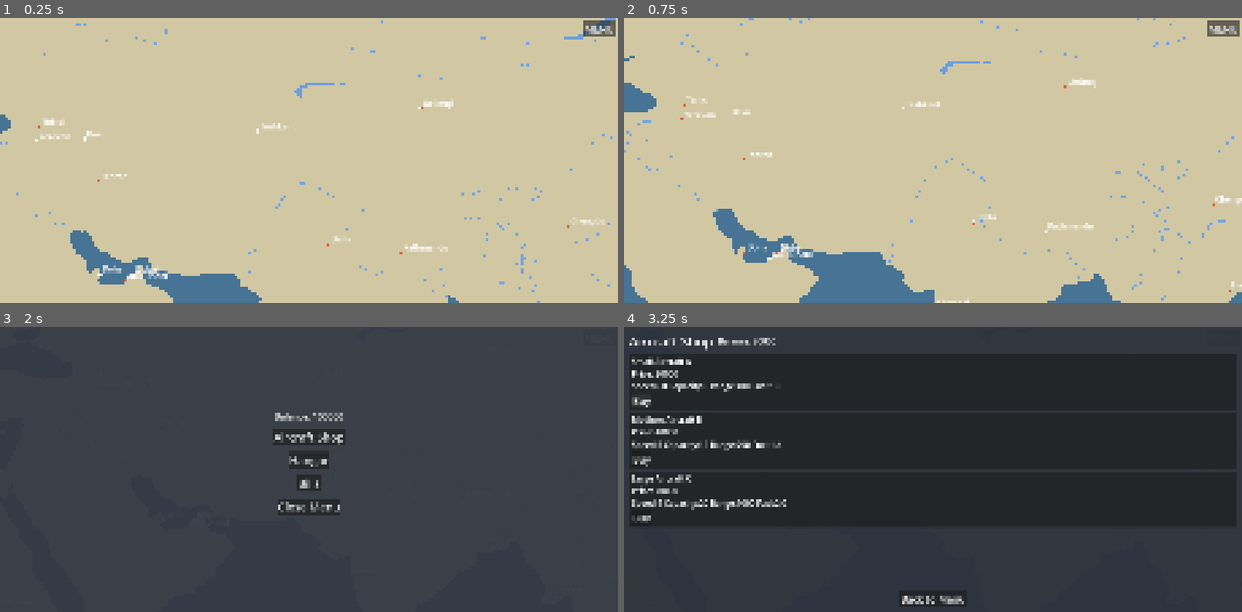
Above: before the commit, frames 1-4 (two rows, left to right).
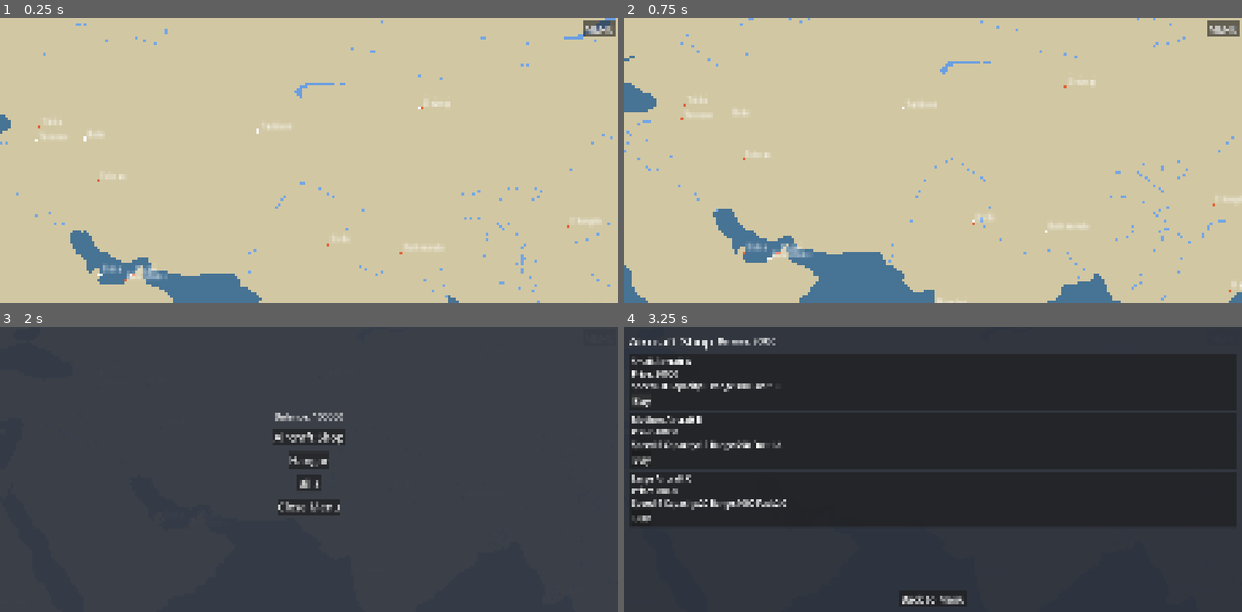
Above: after the commit, the same moments.

Repository: FelixSciFi/airline_game
Game: Godot game, scene res://scenes/main_game.tscn
Two runs of this game, one before a commit and one after it. Both use one fixed random seed, a clock stepped at 60 frames per second and the inputs below.
Inputs (mouse positions are in pixels of both pictures, inside the frame that each line leads up to):
- Up to frame 1 (0.25 s): no input
- Up to frame 2 (0.75 s): tap Enter at 0.5 s; drag from (933, 160) to (994, 97) at 0.52 s
- Up to frame 3 (2 s): click "MENU" at 1.25 s
- Up to frame 4 (3.25 s): click "Aircraft Shop" at 2 s; click "Buy" at 2.75 s

The runs differ from the first frame. In frame 1, 0.6% of the frame differs, in the area x 6-98%, y 29-92%; in frame 2, 0.6%, in the area x 10-100%, y 20-100%; in frame 3, less than 0.1%; in frame 4, less than 0.1%.

Commit message:
依然优化

Diff:
--- a/ui/map/aircraft_layer.gd
+++ b/ui/map/aircraft_layer.gd
@@ -1,6 +1,6 @@
 extends Node2D
 ## 仅负责绘制飞行中的飞机图标（三角形）。
-## 数据与刷新由 world_map 驱动；完成逻辑仍在 world_map。
+## 使用本地世界坐标绘制，由 world_map 通过 position/scale 对齐视图。
 
 var _map_view: Node = null
 
@@ -15,20 +15,15 @@
 	if flights != null and flights.size() > 0:
 		queue_redraw()
 
-func _get_view_size() -> Vector2:
-	var vp := get_viewport()
-	if vp == null:
-		return Vector2(1280, 720)
-	return vp.get_visible_rect().size
-
 func _draw() -> void:
 	if _map_view == null:
 		return
 	var wm: Node = get_parent()
 	if wm == null or not wm.has_method("get_city_world_pos") or not wm.has_method("get_active_flights"):
 		return
-	var view_size: Vector2 = _get_view_size()
 	var map_w: int = _map_view.get_map_width()
+	var zoom: float = _map_view.get_zoom()
+	var size_world: float = 36.0 / zoom if zoom > 0.0001 else 36.0
 	var flights: Array = wm.get_active_flights()
 	for flight in flights:
 		var origin_id: String = str(flight.get("origin", ""))
@@ -61,22 +56,17 @@
 			plane_x += float(map_w)
 		if plane_x >= float(map_w):
 			plane_x -= float(map_w)
-		var plane_offsets_x: Array = [0.0, -float(map_w), float(map_w)]
-		var dest_adj_screen: Vector2 = _map_view.world_to_screen(Vector2(dest_x, dest_y), view_size)
-		var one_screen: Vector2 = _map_view.world_to_screen(Vector2(plane_x, plane_y), view_size)
-		var dir_f: Vector2 = (dest_adj_screen - one_screen).normalized()
+		var dest_adj_world: Vector2 = Vector2(dest_x, dest_y)
+		var plane_center_world: Vector2 = Vector2(plane_x, plane_y)
+		var dir_f: Vector2 = (dest_adj_world - plane_center_world).normalized()
 		if dir_f.length() < 0.0001:
 			dir_f = Vector2(1, 0)
-		if dir_f.length() == 0.0:
-			continue
 		var perp_f := Vector2(-dir_f.y, dir_f.x)
-		var size: float = 36.0
+		var plane_offsets_x: Array = [0.0, -float(map_w), float(map_w)]
 		for offset_x in plane_offsets_x:
-			var pw: Vector2 = Vector2(plane_x + offset_x, plane_y)
-			var ps: Vector2 = _map_view.world_to_screen(pw, view_size)
-			var center_draw: Vector2 = ps.round()
-			var nose: Vector2 = center_draw + dir_f * size
-			var left: Vector2 = center_draw - dir_f * size * 0.3 + perp_f * size * 0.6
-			var right: Vector2 = center_draw - dir_f * size * 0.3 - perp_f * size * 0.6
+			var center_world: Vector2 = Vector2(plane_x + offset_x, plane_y)
+			var nose: Vector2 = center_world + dir_f * size_world
+			var left: Vector2 = center_world - dir_f * size_world * 0.3 + perp_f * size_world * 0.6
+			var right: Vector2 = center_world - dir_f * size_world * 0.3 - perp_f * size_world * 0.6
 			var tri := PackedVector2Array([nose, left, right])
 			draw_colored_polygon(tri, Color(1, 1, 1, 0.95))
--- a/ui/map/city_layer.gd
+++ b/ui/map/city_layer.gd
@@ -1,6 +1,6 @@
 extends Node2D
 ## 负责绘制城市图标（圆点 + 白描边）与城市名称，三副本 offset_x。
-## 城市点击按钮仍由 world_map 的 _cities_layer 管理。
+## 使用本地世界坐标绘制，由 world_map 通过 position/scale 对齐视图。
 
 var _map_view: Node = null
 
@@ -9,20 +9,13 @@
 const CITY_ICON_STROKE_WIDTH := 1.2
 const CITY_ICON_RADIUS_CLAMP_MIN := 3.5
 const CITY_ICON_RADIUS_CLAMP_MAX := 12.0
-## 与项目现有 Label 一致
+## 与项目现有 Label 一致（屏幕像素），换算为世界单位时除以 zoom
 const CITY_NAME_FONT_SIZE := 36
-## 中景 / 近景：沿用项目已定分级，不新写字号规则
 const CITY_NAME_ZOOM_MEDIUM := 1.5
 const CITY_NAME_ZOOM_SMALL := 2.5
 
 func set_map_view(mv: Node) -> void:
 	_map_view = mv
-
-func _get_view_size() -> Vector2:
-	var vp := get_viewport()
-	if vp == null:
-		return Vector2(1280, 720)
-	return vp.get_visible_rect().size
 
 func _should_show_city_name(city: Dictionary, zoom: float) -> bool:
 	var level: String = str(city.get("airport_level", city.get("base_level", "small")))
@@ -43,26 +36,29 @@
 	var cities: Array = wm.get_cities()
 	if cities.is_empty():
 		return
-	var view_size: Vector2 = _get_view_size()
 	var map_w: int = _map_view.get_map_width()
 	var zoom: float = _map_view.get_zoom()
+	var inv_zoom: float = 1.0 / zoom if zoom > 0.0001 else 1.0
 	var font: Font = ThemeDB.fallback_font
+	var font_size_world: float = CITY_NAME_FONT_SIZE * inv_zoom
 	var offsets_x: Array = [0.0, -float(map_w), float(map_w)]
 	for offset_x in offsets_x:
 		for city in cities:
 			var wx: float = float(city.get("x", 0))
 			var wy: float = float(city.get("y", 0))
-			var screen_pos: Vector2 = _map_view.world_to_screen(Vector2(wx + offset_x, wy), view_size)
+			var center_world: Vector2 = Vector2(wx + offset_x, wy)
 			var base_radius: float = wm.get_city_base_radius(city)
 			var visual_scale: float = wm.get_city_visual_scale()
-			var radius: float = base_radius * visual_scale
-			radius = clampf(radius, CITY_ICON_RADIUS_CLAMP_MIN, CITY_ICON_RADIUS_CLAMP_MAX)
-			draw_circle(screen_pos, radius + CITY_ICON_STROKE_WIDTH, CITY_ICON_STROKE)
-			draw_circle(screen_pos, radius, CITY_ICON_FILL)
+			var radius_screen: float = base_radius * visual_scale
+			radius_screen = clampf(radius_screen, CITY_ICON_RADIUS_CLAMP_MIN, CITY_ICON_RADIUS_CLAMP_MAX)
+			var radius_world: float = radius_screen * inv_zoom
+			var stroke_world: float = CITY_ICON_STROKE_WIDTH * inv_zoom
+			draw_circle(center_world, radius_world + stroke_world, CITY_ICON_STROKE)
+			draw_circle(center_world, radius_world, CITY_ICON_FILL)
 			if _should_show_city_name(city, zoom):
 				var name_str: String = str(city.get("name", ""))
 				if name_str.is_empty():
 					continue
-				var text_offset: Vector2 = Vector2(radius + 4, -radius - 2)
-				var text_pos: Vector2 = (screen_pos + text_offset).round()
-				draw_string(font, text_pos, name_str, HORIZONTAL_ALIGNMENT_LEFT, -1, CITY_NAME_FONT_SIZE)
+				var text_offset_world: Vector2 = Vector2(radius_screen + 4, -radius_screen - 2) * inv_zoom
+				var text_pos_world: Vector2 = center_world + text_offset_world
+				draw_string(font, text_pos_world, name_str, HORIZONTAL_ALIGNMENT_LEFT, -1, int(font_size_world))
--- a/ui/map/route_layer.gd
+++ b/ui/map/route_layer.gd
@@ -1,17 +1,11 @@
 extends Node2D
 ## 仅负责绘制航线：规划线（origin→selected）与 active_flights 的飞行线。
-## 数据与刷新由 world_map 驱动。
+## 使用本地世界坐标绘制，由 world_map 通过 position/scale 对齐视图。
 
 var _map_view: Node = null
 
 func set_map_view(mv: Node) -> void:
 	_map_view = mv
-
-func _get_view_size() -> Vector2:
-	var vp := get_viewport()
-	if vp == null:
-		return Vector2(1280, 720)
-	return vp.get_visible_rect().size
 
 func _draw() -> void:
 	if _map_view == null:
@@ -19,17 +13,17 @@
 	var wm: Node = get_parent()
 	if wm == null or not wm.has_method("get_city_world_pos") or not wm.has_method("get_active_flights"):
 		return
-	var view_size: Vector2 = _get_view_size()
 	var map_w: int = _map_view.get_map_width()
-	# 规划线：DESTINATION MODE 下 origin → selected
+	var zoom: float = _map_view.get_zoom()
+	var inv_zoom: float = 1.0 / zoom if zoom > 0.0001 else 1.0
+	# 规划线：DESTINATION MODE 下 origin → selected（世界坐标 + 三副本）
 	var selecting_destination: bool = wm.get("selecting_destination")
 	var origin_city_id: String = wm.get("origin_city_id")
 	var selected_city_id: String = wm.get("selected_city_id")
 	if selecting_destination and origin_city_id != "" and selected_city_id != "":
 		var origin_world: Vector2 = wm.get_city_world_pos(origin_city_id)
 		var dest_world: Vector2 = wm.get_city_world_pos(selected_city_id)
-		var ox: float = origin_world.x
-		var dx_preview: float = dest_world.x - ox
+		var dx_preview: float = dest_world.x - origin_world.x
 		var dest_x_adj: float = dest_world.x
 		if dx_preview > float(map_w) / 2.0:
 			dest_x_adj -= float(map_w)
@@ -41,14 +35,12 @@
 		for line_off in line_offsets_x:
 			var o_off: Vector2 = origin_world + Vector2(line_off, 0.0)
 			var d_off: Vector2 = adjusted_dest_world + Vector2(line_off, 0.0)
-			var p1: Vector2 = _map_view.world_to_screen(o_off, view_size).round()
-			var p2: Vector2 = _map_view.world_to_screen(d_off, view_size).round()
-			var dir: Vector2 = (p2 - p1).normalized()
-			var perp := Vector2(-dir.y, dir.x)
-			draw_line(p1 + perp, p2 + perp, line_color)
-			draw_line(p1, p2, line_color)
-			draw_line(p1 - perp, p2 - perp, line_color)
-	# active_flights 飞行线
+			var dir_world: Vector2 = (d_off - o_off).normalized()
+			var perp_world: Vector2 = Vector2(-dir_world.y, dir_world.x) * inv_zoom
+			draw_line(o_off + perp_world, d_off + perp_world, line_color)
+			draw_line(o_off, d_off, line_color)
+			draw_line(o_off - perp_world, d_off - perp_world, line_color)
+	# active_flights 飞行线（世界坐标 + 三副本）
 	var flights: Array = wm.get_active_flights()
 	for flight in flights:
 		var origin_id: String = str(flight.get("origin", ""))
@@ -77,6 +69,4 @@
 		for line_off in flight_line_offsets:
 			var o_off: Vector2 = origin_world_f + Vector2(line_off, 0.0)
 			var d_off: Vector2 = adjusted_dest_line + Vector2(line_off, 0.0)
-			var fp1: Vector2 = _map_view.world_to_screen(o_off, view_size).round()
-			var fp2: Vector2 = _map_view.world_to_screen(d_off, view_size).round()
-			draw_line(fp1, fp2, Color(0.7, 0.8, 1.0, 0.9), 2.0)
+			draw_line(o_off, d_off, Color(0.7, 0.8, 1.0, 0.9), 2.0)
--- a/ui/world_map.gd
+++ b/ui/world_map.gd
@@ -322,6 +322,9 @@
 	_static_map_layer.set_map_view(_map_view)
 	move_child(_static_map_layer, 0)
 	_map_view.view_changed.connect(_on_map_view_changed)
+	_sync_route_layer_transform()
+	_sync_aircraft_layer_transform()
+	_sync_city_layer_transform()
 	$ColorRect.visible = false
 	queue_redraw()
 	if _static_map_layer != null:
@@ -662,7 +665,40 @@
 			if hit_city_id != "":
 				_on_city_pressed(hit_city_id)
 
+func _sync_route_layer_transform() -> void:
+	if _route_layer == null or _map_view == null:
+		return
+	var view_size: Vector2 = _get_view_size()
+	var viewport_center: Vector2 = view_size / 2.0
+	var view_center: Vector2 = _map_view.get_view_center()
+	var z: float = _map_view.get_zoom()
+	_route_layer.position = viewport_center - view_center * z
+	_route_layer.scale = Vector2(z, z)
+
+func _sync_aircraft_layer_transform() -> void:
+	if _flying_aircraft_layer == null or _map_view == null:
+		return
+	var view_size: Vector2 = _get_view_size()
+	var viewport_center: Vector2 = view_size / 2.0
+	var view_center: Vector2 = _map_view.get_view_center()
+	var z: float = _map_view.get_zoom()
+	_flying_aircraft_layer.position = viewport_center - view_center * z
+	_flying_aircraft_layer.scale = Vector2(z, z)
+
+func _sync_city_layer_transform() -> void:
+	if _city_layer == null or _map_view == null:
+		return
+	var view_size: Vector2 = _get_view_size()
+	var viewport_center: Vector2 = view_size / 2.0
+	var view_center: Vector2 = _map_view.get_view_center()
+	var z: float = _map_view.get_zoom()
+	_city_layer.position = viewport_center - view_center * z
+	_city_layer.scale = Vector2(z, z)
+
 func _on_map_view_changed() -> void:
+	_sync_route_layer_transform()
+	_sync_aircraft_layer_transform()
+	_sync_city_layer_transform()
 	_update_aircraft_screen_positions()
 	queue_redraw()
 	if _static_map_layer != null:
